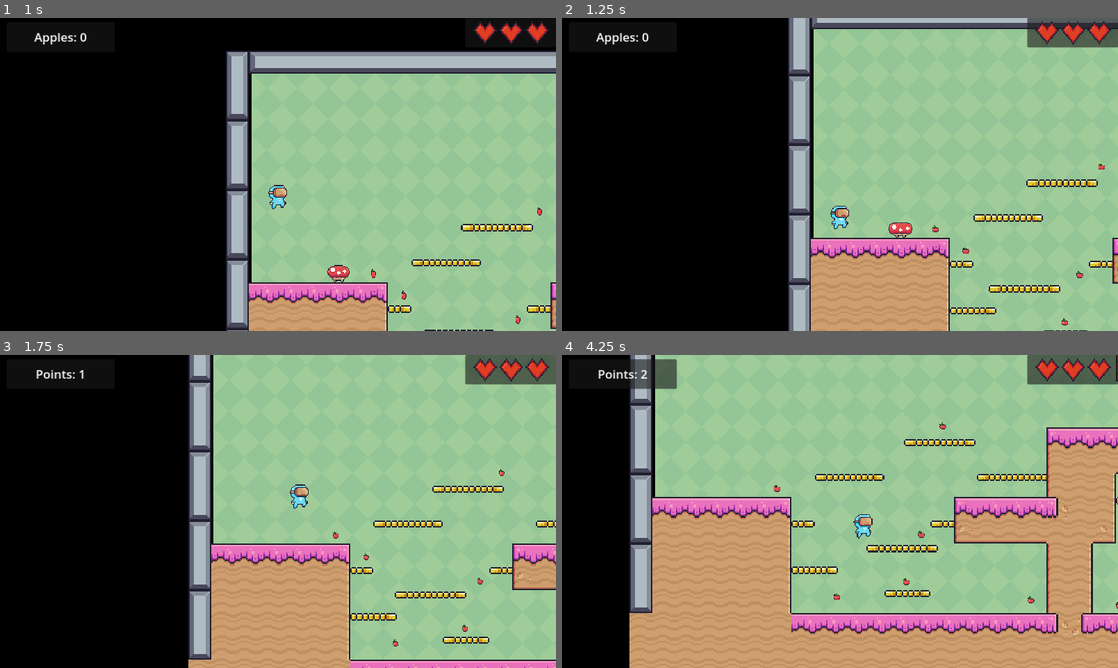
Above: before the commit, frames 1-4 (two rows, left to right).
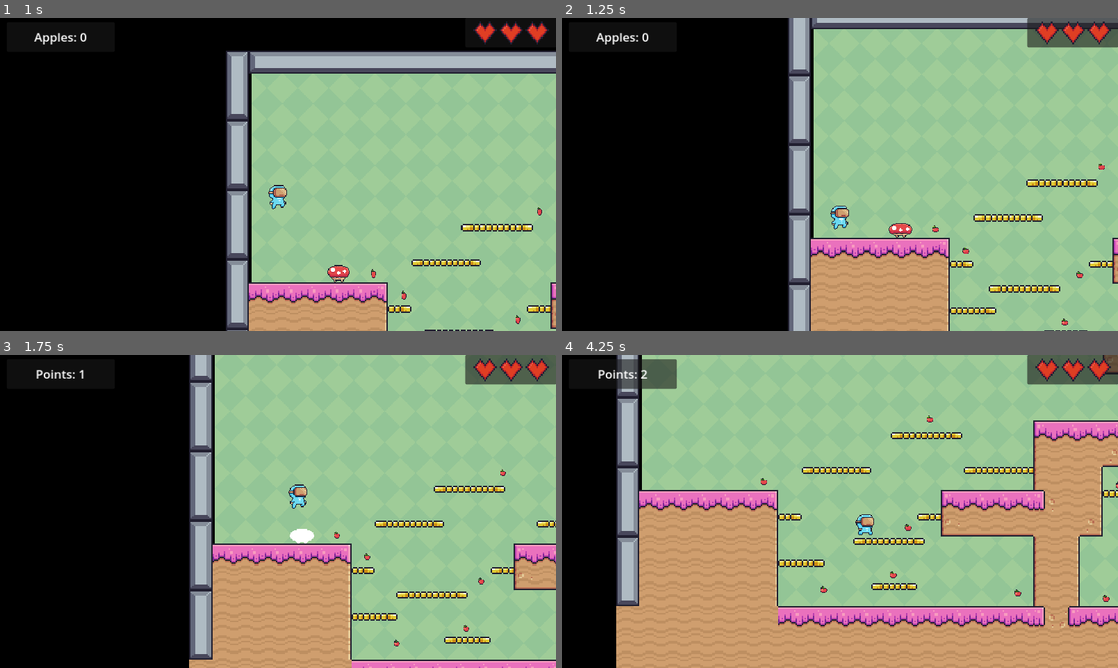
Above: after the commit, the same moments.

Repository: spageektti/simple-platformer-godot
Game: Godot game, scene res://scenes/menu/main_menu.tscn
Two runs of this game, one before a commit and one after it. Both use one fixed random seed, a clock stepped at 60 frames per second and the inputs below.
Inputs:
- Up to frame 1 (1 s): click "Level 2" at 0.5 s
- Up to frame 2 (1.25 s): no input
- Up to frame 3 (1.75 s): hold D (right) from 1.28 s (still down); tap Space (up) at 1.52 s
- Up to frame 4 (4.25 s): tap Space (up) at 2.27, 3.77 s; release D (right) at 2.78 s; hold Left (left) 2.78-3.53 s; hold D (right) from 3.53 s (still down)

Frame 1 is identical in both runs. In frame 2, less than 0.1% of the frame differs, in the area x 58-63%, y 65-69%; in frame 3, 3.1%; in frame 4, 22%, in the area x 9-100%, y 0-100%.

Commit message:
Finish hour

Diff:
--- a/scenes/levels/level1.tscn
+++ b/scenes/levels/level1.tscn
@@ -75,15 +75,15 @@
 17:0/0 = 0
 17:0/0/physics_layer_0/linear_velocity = Vector2(0, 0)
 17:0/0/physics_layer_0/angular_velocity = 0.0
-17:0/0/physics_layer_0/polygon_0/points = PackedVector2Array(-8, -8, 8, -8, 8, 8, -8, 8)
+17:0/0/physics_layer_0/polygon_0/points = PackedVector2Array(-8, -8, 8, -8, 8, -2.875, -8, -2.75)
 18:0/0 = 0
 18:0/0/physics_layer_0/linear_velocity = Vector2(0, 0)
 18:0/0/physics_layer_0/angular_velocity = 0.0
-18:0/0/physics_layer_0/polygon_0/points = PackedVector2Array(-8, -8, 8, -8, 8, 8, -8, 8)
+18:0/0/physics_layer_0/polygon_0/points = PackedVector2Array(-8, -8, 8, -8, 8, -2.875, -8, -2.75)
 19:0/0 = 0
 19:0/0/physics_layer_0/linear_velocity = Vector2(0, 0)
 19:0/0/physics_layer_0/angular_velocity = 0.0
-19:0/0/physics_layer_0/polygon_0/points = PackedVector2Array(-8, -8, 8, -8, 8, 8, -8, 8)
+19:0/0/physics_layer_0/polygon_0/points = PackedVector2Array(-8, -8, 8, -8, 8, -2.875, -8, -2.75)
 0:1/0 = 0
 0:1/0/physics_layer_0/linear_velocity = Vector2(0, 0)
 0:1/0/physics_layer_0/angular_velocity = 0.0
@@ -143,15 +143,15 @@
 17:1/0 = 0
 17:1/0/physics_layer_0/linear_velocity = Vector2(0, 0)
 17:1/0/physics_layer_0/angular_velocity = 0.0
-17:1/0/physics_layer_0/polygon_0/points = PackedVector2Array(-8, -8, 8, -8, 8, 8, -8, 8)
+17:1/0/physics_layer_0/polygon_0/points = PackedVector2Array(-8, -8, 8, -8, 8, -2.875, -8, -2.75)
 18:1/0 = 0
 18:1/0/physics_layer_0/linear_velocity = Vector2(0, 0)
 18:1/0/physics_layer_0/angular_velocity = 0.0
-18:1/0/physics_layer_0/polygon_0/points = PackedVector2Array(-8, -8, 8, -8, 8, 8, -8, 8)
+18:1/0/physics_layer_0/polygon_0/points = PackedVector2Array(-8, -8, 8, -8, 8, -2.875, -8, -2.75)
 19:1/0 = 0
 19:1/0/physics_layer_0/linear_velocity = Vector2(0, 0)
 19:1/0/physics_layer_0/angular_velocity = 0.0
-19:1/0/physics_layer_0/polygon_0/points = PackedVector2Array(-8, -8, 8, -8, 8, 8, -8, 8)
+19:1/0/physics_layer_0/polygon_0/points = PackedVector2Array(-8, -8, 8, -8, 8, -2.875, -8, -2.75)
 0:2/0 = 0
 0:2/0/physics_layer_0/linear_velocity = Vector2(0, 0)
 0:2/0/physics_layer_0/angular_velocity = 0.0
@@ -191,15 +191,15 @@
 17:2/0 = 0
 17:2/0/physics_layer_0/linear_velocity = Vector2(0, 0)
 17:2/0/physics_layer_0/angular_velocity = 0.0
-17:2/0/physics_layer_0/polygon_0/points = PackedVector2Array(-8, -8, 8, -8, 8, 8, -8, 8)
+17:2/0/physics_layer_0/polygon_0/points = PackedVector2Array(-8, -8, 8, -8, 8, -2.875, -8, -2.75)
 18:2/0 = 0
 18:2/0/physics_layer_0/linear_velocity = Vector2(0, 0)
 18:2/0/physics_layer_0/angular_velocity = 0.0
-18:2/0/physics_layer_0/polygon_0/points = PackedVector2Array(-8, -8, 8, -8, 8, 8, -8, 8)
+18:2/0/physics_layer_0/polygon_0/points = PackedVector2Array(-8, -8, 8, -8, 8, -2.875, -8, -2.75)
 19:2/0 = 0
 19:2/0/physics_layer_0/linear_velocity = Vector2(0, 0)
 19:2/0/physics_layer_0/angular_velocity = 0.0
-19:2/0/physics_layer_0/polygon_0/points = PackedVector2Array(-8, -8, 8, -8, 8, 8, -8, 8)
+19:2/0/physics_layer_0/polygon_0/points = PackedVector2Array(-8, -8, 8, -8, 8, -2.875, -8, -2.75)
 0:4/0 = 0
 0:4/0/physics_layer_0/linear_velocity = Vector2(0, 0)
 0:4/0/physics_layer_0/angular_velocity = 0.0
--- a/scenes/levels/level2.tscn
+++ b/scenes/levels/level2.tscn
@@ -76,15 +76,15 @@
 17:0/0 = 0
 17:0/0/physics_layer_0/linear_velocity = Vector2(0, 0)
 17:0/0/physics_layer_0/angular_velocity = 0.0
-17:0/0/physics_layer_0/polygon_0/points = PackedVector2Array(-8, -8, 8, -8, 8, 8, -8, 8)
+17:0/0/physics_layer_0/polygon_0/points = PackedVector2Array(-8, -8, 8, -8, 8, -2.875, -8, -2.875)
 18:0/0 = 0
 18:0/0/physics_layer_0/linear_velocity = Vector2(0, 0)
 18:0/0/physics_layer_0/angular_velocity = 0.0
-18:0/0/physics_layer_0/polygon_0/points = PackedVector2Array(-8, -8, 8, -8, 8, 8, -8, 8)
+18:0/0/physics_layer_0/polygon_0/points = PackedVector2Array(-8, -8, 8, -8, 8, -2.875, -8, -2.875)
 19:0/0 = 0
 19:0/0/physics_layer_0/linear_velocity = Vector2(0, 0)
 19:0/0/physics_layer_0/angular_velocity = 0.0
-19:0/0/physics_layer_0/polygon_0/points = PackedVector2Array(-8, -8, 8, -8, 8, 8, -8, 8)
+19:0/0/physics_layer_0/polygon_0/points = PackedVector2Array(-8, -8, 8, -8, 8, -2.875, -8, -2.875)
 0:1/0 = 0
 0:1/0/physics_layer_0/linear_velocity = Vector2(0, 0)
 0:1/0/physics_layer_0/angular_velocity = 0.0
@@ -144,15 +144,15 @@
 17:1/0 = 0
 17:1/0/physics_layer_0/linear_velocity = Vector2(0, 0)
 17:1/0/physics_layer_0/angular_velocity = 0.0
-17:1/0/physics_layer_0/polygon_0/points = PackedVector2Array(-8, -8, 8, -8, 8, 8, -8, 8)
+17:1/0/physics_layer_0/polygon_0/points = PackedVector2Array(-8, -8, 8, -8, 8, -2.875, -8, -2.875)
 18:1/0 = 0
 18:1/0/physics_layer_0/linear_velocity = Vector2(0, 0)
 18:1/0/physics_layer_0/angular_velocity = 0.0
-18:1/0/physics_layer_0/polygon_0/points = PackedVector2Array(-8, -8, 8, -8, 8, 8, -8, 8)
+18:1/0/physics_layer_0/polygon_0/points = PackedVector2Array(-8, -8, 8, -8, 8, -2.875, -8, -2.875)
 19:1/0 = 0
 19:1/0/physics_layer_0/linear_velocity = Vector2(0, 0)
 19:1/0/physics_layer_0/angular_velocity = 0.0
-19:1/0/physics_layer_0/polygon_0/points = PackedVector2Array(-8, -8, 8, -8, 8, 8, -8, 8)
+19:1/0/physics_layer_0/polygon_0/points = PackedVector2Array(-8, -8, 8, -8, 8, -2.875, -8, -2.875)
 0:2/0 = 0
 0:2/0/physics_layer_0/linear_velocity = Vector2(0, 0)
 0:2/0/physics_layer_0/angular_velocity = 0.0
@@ -192,15 +192,15 @@
 17:2/0 = 0
 17:2/0/physics_layer_0/linear_velocity = Vector2(0, 0)
 17:2/0/physics_layer_0/angular_velocity = 0.0
-17:2/0/physics_layer_0/polygon_0/points = PackedVector2Array(-8, -8, 8, -8, 8, 8, -8, 8)
+17:2/0/physics_layer_0/polygon_0/points = PackedVector2Array(-8, -8, 8, -8, 8, -2.875, -8, -2.875)
 18:2/0 = 0
 18:2/0/physics_layer_0/linear_velocity = Vector2(0, 0)
 18:2/0/physics_layer_0/angular_velocity = 0.0
-18:2/0/physics_layer_0/polygon_0/points = PackedVector2Array(-8, -8, 8, -8, 8, 8, -8, 8)
+18:2/0/physics_layer_0/polygon_0/points = PackedVector2Array(-8, -8, 8, -8, 8, -2.875, -8, -2.875)
 19:2/0 = 0
 19:2/0/physics_layer_0/linear_velocity = Vector2(0, 0)
 19:2/0/physics_layer_0/angular_velocity = 0.0
-19:2/0/physics_layer_0/polygon_0/points = PackedVector2Array(-8, -8, 8, -8, 8, 8, -8, 8)
+19:2/0/physics_layer_0/polygon_0/points = PackedVector2Array(-8, -8, 8, -8, 8, -2.875, -8, -2.875)
 0:4/0 = 0
 0:4/0/physics_layer_0/linear_velocity = Vector2(0, 0)
 0:4/0/physics_layer_0/angular_velocity = 0.0
--- a/scenes/levels/level3.tscn
+++ b/scenes/levels/level3.tscn
@@ -76,15 +76,15 @@
 17:0/0 = 0
 17:0/0/physics_layer_0/linear_velocity = Vector2(0, 0)
 17:0/0/physics_layer_0/angular_velocity = 0.0
-17:0/0/physics_layer_0/polygon_0/points = PackedVector2Array(-8, -8, 8, -8, 8, 8, -8, 8)
+17:0/0/physics_layer_0/polygon_0/points = PackedVector2Array(-8, -8, 8, -8, 8, -2.625, -8, -2.625)
 18:0/0 = 0
 18:0/0/physics_layer_0/linear_velocity = Vector2(0, 0)
 18:0/0/physics_layer_0/angular_velocity = 0.0
-18:0/0/physics_layer_0/polygon_0/points = PackedVector2Array(-8, -8, 8, -8, 8, 8, -8, 8)
+18:0/0/physics_layer_0/polygon_0/points = PackedVector2Array(-8, -8, 8, -8, 8, -2.625, -8, -2.625)
 19:0/0 = 0
 19:0/0/physics_layer_0/linear_velocity = Vector2(0, 0)
 19:0/0/physics_layer_0/angular_velocity = 0.0
-19:0/0/physics_layer_0/polygon_0/points = PackedVector2Array(-8, -8, 8, -8, 8, 8, -8, 8)
+19:0/0/physics_layer_0/polygon_0/points = PackedVector2Array(-8, -8, 8, -8, 8, -2.625, -8, -2.625)
 0:1/0 = 0
 0:1/0/physics_layer_0/linear_velocity = Vector2(0, 0)
 0:1/0/physics_layer_0/angular_velocity = 0.0
@@ -144,15 +144,15 @@
 17:1/0 = 0
 17:1/0/physics_layer_0/linear_velocity = Vector2(0, 0)
 17:1/0/physics_layer_0/angular_velocity = 0.0
-17:1/0/physics_layer_0/polygon_0/points = PackedVector2Array(-8, -8, 8, -8, 8, 8, -8, 8)
+17:1/0/physics_layer_0/polygon_0/points = PackedVector2Array(-8, -8, 8, -8, 8, -2.625, -8, -2.625)
 18:1/0 = 0
 18:1/0/physics_layer_0/linear_velocity = Vector2(0, 0)
 18:1/0/physics_layer_0/angular_velocity = 0.0
-18:1/0/physics_layer_0/polygon_0/points = PackedVector2Array(-8, -8, 8, -8, 8, 8, -8, 8)
+18:1/0/physics_layer_0/polygon_0/points = PackedVector2Array(-8, -8, 8, -8, 8, -2.625, -8, -2.625)
 19:1/0 = 0
 19:1/0/physics_layer_0/linear_velocity = Vector2(0, 0)
 19:1/0/physics_layer_0/angular_velocity = 0.0
-19:1/0/physics_layer_0/polygon_0/points = PackedVector2Array(-8, -8, 8, -8, 8, 8, -8, 8)
+19:1/0/physics_layer_0/polygon_0/points = PackedVector2Array(-8, -8, 8, -8, 8, -2.625, -8, -2.625)
 0:2/0 = 0
 0:2/0/physics_layer_0/linear_velocity = Vector2(0, 0)
 0:2/0/physics_layer_0/angular_velocity = 0.0
@@ -192,15 +192,15 @@
 17:2/0 = 0
 17:2/0/physics_layer_0/linear_velocity = Vector2(0, 0)
 17:2/0/physics_layer_0/angular_velocity = 0.0
-17:2/0/physics_layer_0/polygon_0/points = PackedVector2Array(-8, -8, 8, -8, 8, 8, -8, 8)
+17:2/0/physics_layer_0/polygon_0/points = PackedVector2Array(-8, -8, 8, -8, 8, -2.625, -8, -2.625)
 18:2/0 = 0
 18:2/0/physics_layer_0/linear_velocity = Vector2(0, 0)
 18:2/0/physics_layer_0/angular_velocity = 0.0
-18:2/0/physics_layer_0/polygon_0/points = PackedVector2Array(-8, -8, 8, -8, 8, 8, -8, 8)
+18:2/0/physics_layer_0/polygon_0/points = PackedVector2Array(-8, -8, 8, -8, 8, -2.625, -8, -2.625)
 19:2/0 = 0
 19:2/0/physics_layer_0/linear_velocity = Vector2(0, 0)
 19:2/0/physics_layer_0/angular_velocity = 0.0
-19:2/0/physics_layer_0/polygon_0/points = PackedVector2Array(-8, -8, 8, -8, 8, 8, -8, 8)
+19:2/0/physics_layer_0/polygon_0/points = PackedVector2Array(-8, -8, 8, -8, 8, -2.625, -8, -2.625)
 0:4/0 = 0
 0:4/0/physics_layer_0/linear_velocity = Vector2(0, 0)
 0:4/0/physics_layer_0/angular_velocity = 0.0
@@ -628,7 +628,7 @@
 scale = Vector2(3, 3)
 tile_set = SubResource("TileSet_v7j6l")
 format = 2
-layer_0/tile_data = PackedInt32Array(-65536, 786432, 4, -1,  …(3980 unchanged characters)… , 852024, 1179648, 1, 852025, 1245184, 1)
+layer_0/tile_data = PackedInt32Array(-65536, 786432, 4, -1,  …(3980 unchanged characters)… , 852024, 1179648, 1, 852025, 1245184, 1, 524344, 786432, 9, 524346, 786432, 9, 524348, 786432, 9, 458814, 983040, 5, 524350, 983040, 6, 262199, 983040, 8, 327735, 983040, 9, 393271, 983040, 10, 524343, 983040, 8, 589879, 983040, 9, 655415, 983040, 10, 196663, 983040, 10, 131127, 983040, 8, 393278, 983040, 4, 852030, 786432, 5, 852033, 786432, 5, 852036, 786432, 5, 852039, 786432, 5, 852042, 1179648, 2, 852040, 1179648, 2, 852041, 1179648, 2, 852043, 1179648, 2, 65607, 786432, 5, 65605, 786432, 5, 65603, 786432, 5, 65601, 786432, 5, 63, 786432, 5, 65599, 786432, 5, 131135, 786432, 5, 196671, 786432, 5, 262207, 786432, 5, 327743, 786432, 5, 393279, 786432, 5, 327742, 786432, 5, 262208, 1179648, 2, 262209, 1245184, 2, 262212, 1114112, 2, 262213, 1245184, 2, 131143, 983040, 4, 196679, 983040, 5, 262215, 983040, 6)
 
 [node name="CharacterBody2D" parent="." instance=ExtResource("3_7viyx")]
 position = Vector2(55, 164)
@@ -646,7 +646,7 @@
 [node name="Collectables" type="Node" parent="."]
 
 [node name="end" parent="." instance=ExtResource("5_3o7rm")]
-position = Vector2(1991, 400)
+position = Vector2(3310, 164)
 target_level = ExtResource("6_iyfus")
 
 [node name="UI" type="CanvasLayer" parent="."]
@@ -858,6 +858,66 @@
 [node name="collectable21" parent="." instance=ExtResource("9_vafmq")]
 position = Vector2(2613, 605)
 
+[node name="collectable22" parent="." instance=ExtResource("9_vafmq")]
+position = Vector2(2711, 364)
+
+[node name="collectable23" parent="." instance=ExtResource("9_vafmq")]
+position = Vector2(2803, 366)
+
+[node name="collectable24" parent="." instance=ExtResource("9_vafmq")]
+position = Vector2(2896, 364)
+
+[node name="collectable25" parent="." instance=ExtResource("9_vafmq")]
+position = Vector2(2658, 72)
+
+[node name="movingPlatform3" parent="." instance=ExtResource("7_t4fba")]
+position = Vector2(3492, 607)
+metadata/move_offset = 500
+metadata/speed = 80
+metadata/move_y = true
+
+[node name="collectable26" parent="." instance=ExtResource("9_vafmq")]
+position = Vector2(3285, 604)
+
+[node name="collectable27" parent="." instance=ExtResource("9_vafmq")]
+position = Vector2(3200, 587)
+
+[node name="collectable28" parent="." instance=ExtResource("9_vafmq")]
+position = Vector2(2986, 608)
+
+[node name="collectable29" parent="." instance=ExtResource("9_vafmq")]
+position = Vector2(3144, 611)
+
+[node name="collectable30" parent="." instance=ExtResource("9_vafmq")]
+position = Vector2(3628, 610)
+
+[node name="collectable31" parent="." instance=ExtResource("9_vafmq")]
+position = Vector2(3429, 34)
+
+[node name="collectable32" parent="." instance=ExtResource("9_vafmq")]
+position = Vector2(3334, 33)
+
+[node name="collectable33" parent="." instance=ExtResource("9_vafmq")]
+position = Vector2(3239, 34)
+
+[node name="collectable34" parent="." instance=ExtResource("9_vafmq")]
+position = Vector2(3148, 32)
+
+[node name="collectable35" parent="." instance=ExtResource("9_vafmq")]
+position = Vector2(3110, 178)
+
+[node name="collectable36" parent="." instance=ExtResource("9_vafmq")]
+position = Vector2(2113, 134)
+
+[node name="collectable37" parent="." instance=ExtResource("9_vafmq")]
+position = Vector2(1300, 130)
+
+[node name="collectable38" parent="." instance=ExtResource("9_vafmq")]
+position = Vector2(1504, 117)
+
+[node name="collectable39" parent="." instance=ExtResource("9_vafmq")]
+position = Vector2(1792, 128)
+
 [connection signal="pressed" from="UI/Pause/Panel/VBoxContainer/Resume" to="UI/Pause" method="_on_resume_pressed"]
 [connection signal="pressed" from="UI/Pause/Panel/VBoxContainer/MainMenu" to="UI/Pause" method="_on_main_menu_pressed"]
 [connection signal="body_entered" from="Area2D" to="Area2D" method="_on_body_entered"]
--- a/scenes/objects/characters/enemy.gd
+++ b/scenes/objects/characters/enemy.gd
@@ -1,6 +1,7 @@
 extends RigidBody2D
 
 @onready var game_manager = %GameManager
+@onready var animated_sprite_2d = $AnimatedSprite2D
 
 func _on_area_2d_body_entered(body):
 	if(body.name == "CharacterBody2D"):
@@ -9,7 +10,8 @@
 		print(body.position.y)
 		print(position.y)
 		if(y_delta > 10):
-			queue_free()
+			animated_sprite_2d.play("hit")
+
 			body.jump()
 			game_manager.add_point()
 		else:
@@ -18,3 +20,7 @@
 				body.jump_back(250)
 			else:
 				body.jump_back(-250)
+
+
+func _on_animated_sprite_2d_animation_finished():
+	queue_free()
--- a/scenes/objects/characters/mushroom.tscn
+++ b/scenes/objects/characters/mushroom.tscn
@@ -210,7 +210,7 @@
 "duration": 1.0,
 "texture": SubResource("AtlasTexture_sxs7w")
 }],
-"loop": true,
+"loop": false,
 "name": &"hit",
 "speed": 7.0
 }, {
@@ -282,9 +282,8 @@
 position = Vector2(12.5, 12.5)
 scale = Vector2(1.78125, 1.78125)
 sprite_frames = SubResource("SpriteFrames_pwcby")
+animation = &"hit"
 autoplay = "default"
-frame = 1
-frame_progress = 0.548321
 
 [node name="CollisionShape2D" type="CollisionShape2D" parent="."]
 position = Vector2(12.5, 23.5)
@@ -297,4 +296,5 @@
 position = Vector2(12.5, 20.5)
 shape = SubResource("RectangleShape2D_jlaof")
 
+[connection signal="animation_finished" from="AnimatedSprite2D" to="." method="_on_animated_sprite_2d_animation_finished"]
 [connection signal="body_entered" from="Area2D" to="." method="_on_area_2d_body_entered"]
